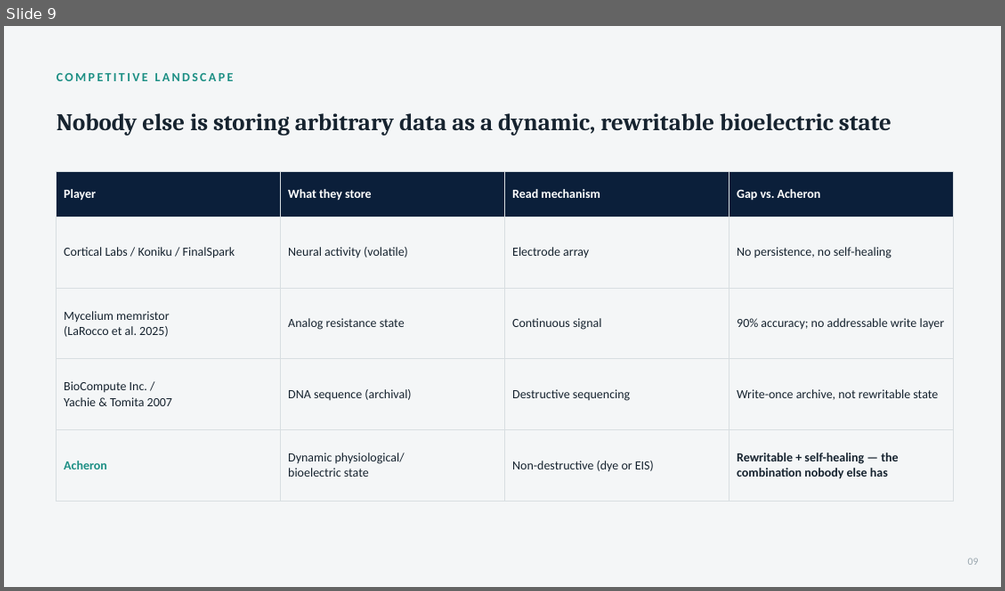
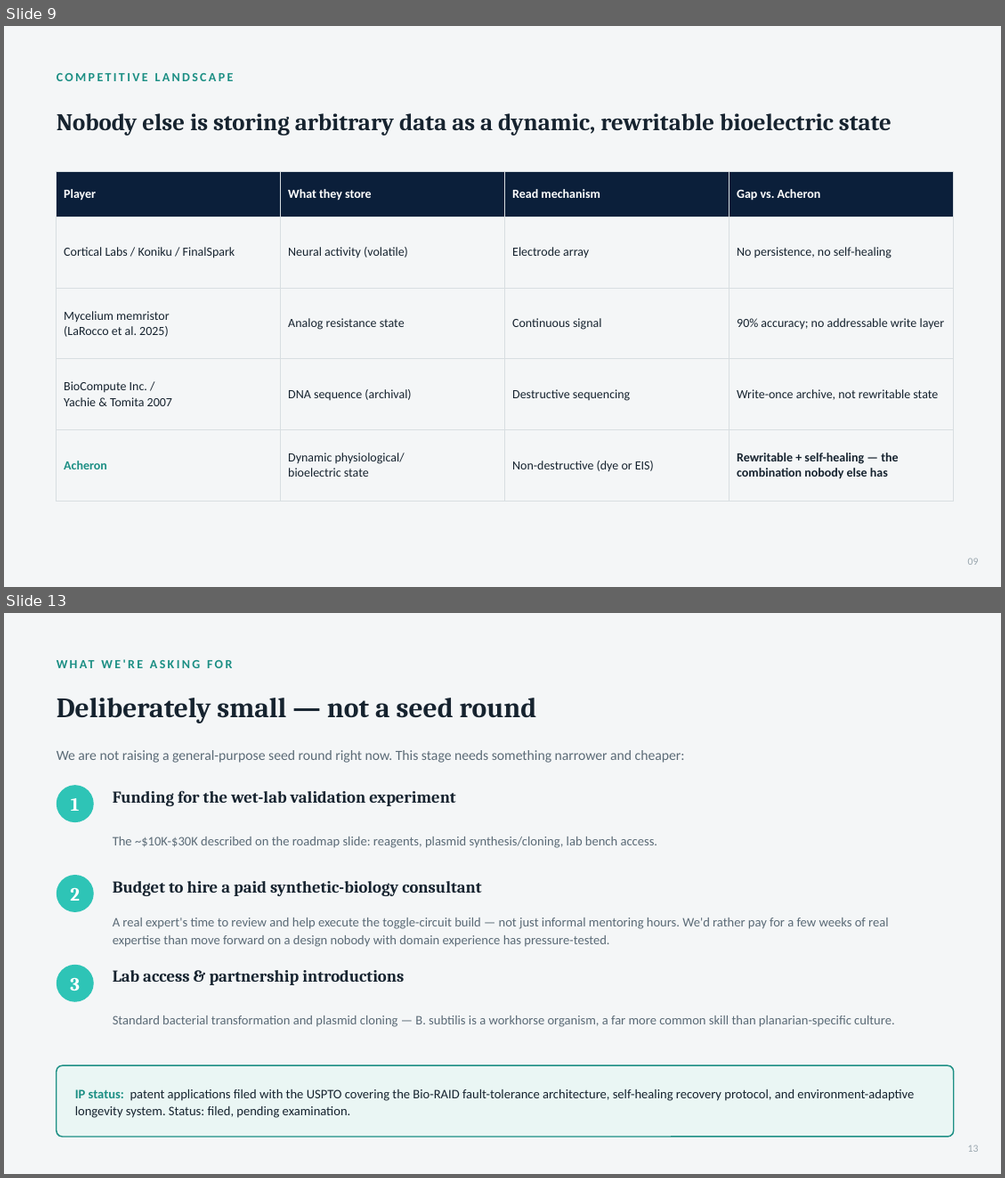
Before and after one commit to rewired89/Acheron, a slide deck: docs/pitch/Acheron_Pitch_Deck.pptx. Shown one above the other, each under a label of ours: slide 9 before the commit, slides 9 and 13 after it; the slides between them are not shown. The pictures are 1005x591 and 1005x1178 pixels, drawn with LibreOffice and Linux fonts; fonts in the diff are those of the drawing. Boxes give left, top, right and bottom in pixels: in the first picture for what was removed or moved away, otherwise in the second. Text is boxed around its words. In the diff, an @@ line names an element or a change of style, - is before the commit and + after.

```diff
--- a/docs/pitch/Acheron_Pitch_Deck.pptx
+++ b/docs/pitch/Acheron_Pitch_Deck.pptx
@@ slide 13 added at box(4, 613, 1001, 1174), background #F4F6F7 @@
@@ text added at box(57, 650, 505, 676), 12 pt, text #1C8F84, bold @@
+WHAT WE'RE ASKING FOR
@@ text added at box(57, 698, 537, 723), 27 pt, text #16232F, bold @@
+Deliberately small — not a seed round
@@ text added at box(57, 750, 685, 763), 13.5 pt, text #5B6B77 @@
+We are not raising a general-purpose seed round right now. This stage needs something narrower and cheaper:
@@ ellipse added at box(57, 785, 94, 822), fill #2EC4B6 @@
@@ text added at box(71, 798, 80, 811), 18 pt, text #FFFFFF, bold @@
+1
@@ text added at box(113, 791, 455, 806), 16 pt, text #16232F, bold @@
+Funding for the wet-lab validation experiment
@@ text added at box(113, 836, 658, 848), 12.5 pt, text #5B6B77 @@
+The ~$10K-$30K described on the roadmap slide: reagents, plasmid synthesis/cloning, lab bench access.
@@ ellipse added at box(57, 875, 94, 912), fill #2EC4B6 @@
@@ text added at box(70, 887, 80, 900), 18 pt, text #FFFFFF, bold @@
+2
@@ text added at box(113, 881, 481, 896), 16 pt, text #16232F, bold @@
+Budget to hire a paid synthetic-biology consultant
@@ text added at box(113, 917, 888, 947), 12.5 pt, text #5B6B77 @@
+A real expert's time to review and help execute the toggle-circuit build — not just informal mentoring hours. We'd rather pay for a few weeks of real expertise than move forward on a design nobody with domain experience has pressure-tested.
@@ ellipse added at box(57, 965, 94, 1002), fill #2EC4B6 @@
@@ text added at box(70, 977, 80, 990), 18 pt, text #FFFFFF, bold @@
+3
@@ text added at box(113, 970, 404, 985), 16 pt, text #16232F, bold @@
+Lab access & partnership introductions
@@ text added at box(113, 1015, 894, 1027), 12.5 pt, text #5B6B77 @@
+Standard bacterial transformation and plasmid cloning — B. subtilis is a workhorse organism, a far more common skill than planarian-specific culture.
@@ rounded rectangle added at box(57, 1065, 954, 1136), fill #EAF6F4, outline #1C8F84 1.25 pt @@
@@ text added at box(75, 1089, 914, 1118), 12.5 pt, text #16232F @@
+IP status: patent applications filed with the USPTO covering the Bio-RAID fault-tolerance architecture, self-healing recovery protocol, and environment-adaptive longevity system. Status: filed, pending examination.
@@ text added at box(968, 1144, 979, 1151), 10 pt, text #9AA7AF @@
+13
```
Also in this commit, not shown: 3 slides changed, 2 other slides added, 1 slide removed, 1 other file.
